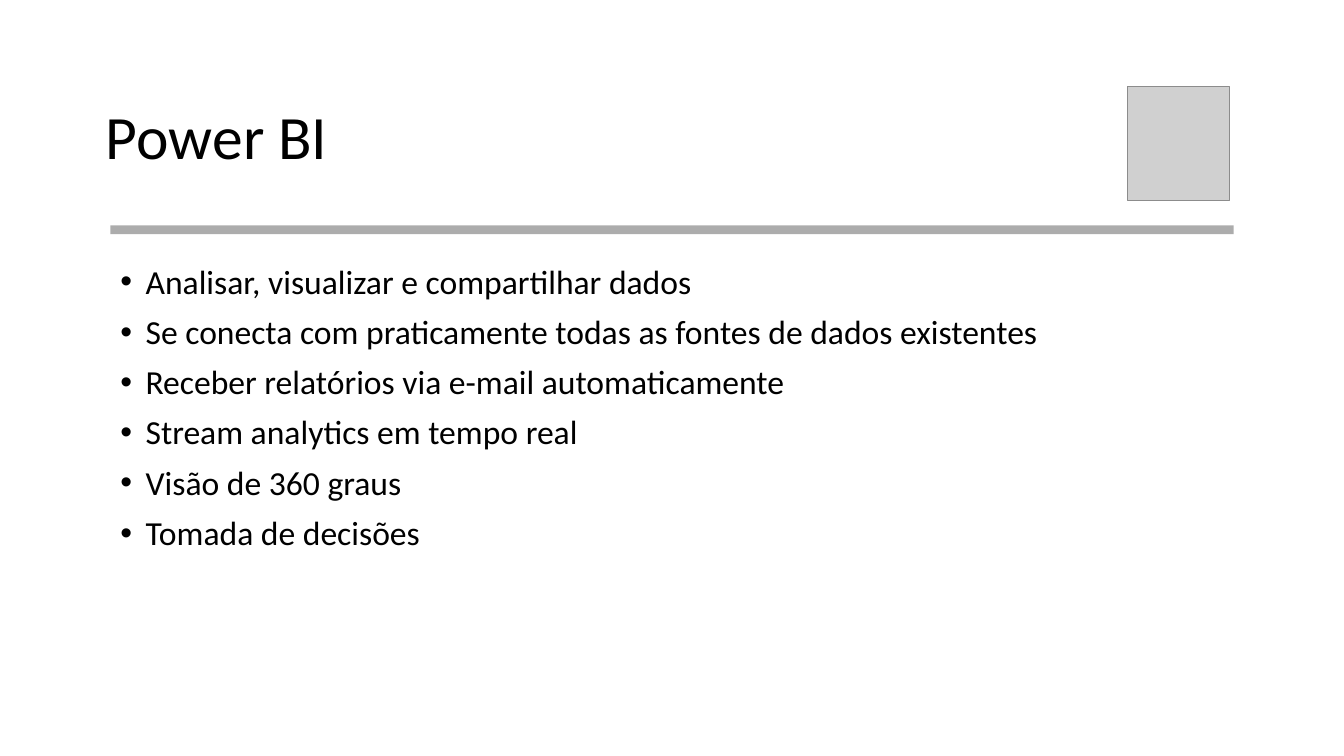
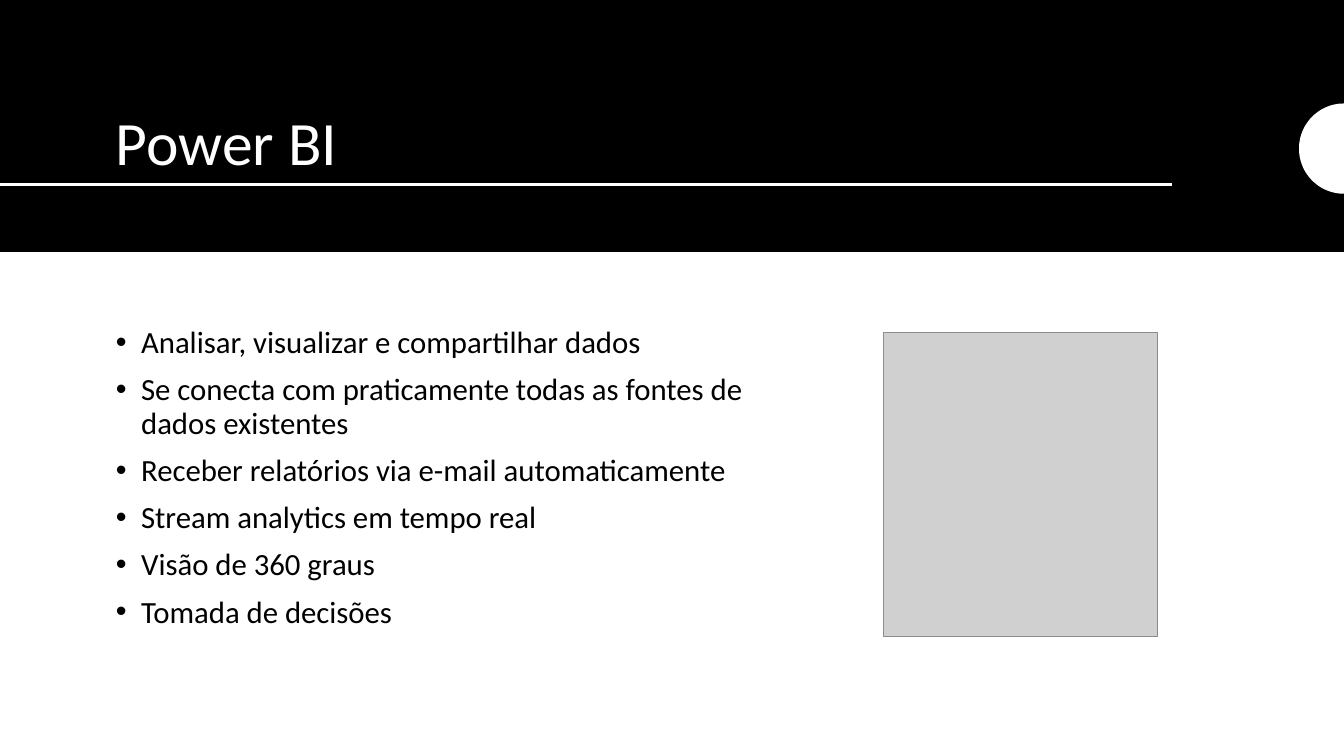
Before and after one commit to vitorsilv/Next-Streaming, a slide deck: slide 12 of Documentação/Apresentação.pptx (slide 17 before the commit). Drawn at 1344x756 pixels with LibreOffice and Linux fonts; fonts in the diff are those of the drawing; grey boxes stand for pictures. Boxes give left, top, right and bottom in pixels: in the first picture for what was removed or moved away, otherwise in the second. Text is boxed around its words. In the diff, an @@ line names an element or a change of style, - is before the commit and + after.

```diff
--- a/Documentação/Apresentação.pptx
+++ b/Documentação/Apresentação.pptx
@@ rectangle added at [0, 0, 1344, 252], fill #000000 @@
@@ title "Power BI": place and size @@
-title "Power BI" at [106, 119, 327, 160]
+title "Power BI" at [116, 125, 337, 166]
@@ title "Power BI" at [116, 125, 337, 166]: text colour #000000 to #FFFFFF; vertical alignment middle to bottom @@
@@ freeform shape added at [1300, 104, 1344, 195], fill #FFFFFF @@
@@ line added from (0, 185) to (1172, 185), #FFFFFF 2 pt @@
@@ rectangle removed at [110, 226, 1233, 235] @@
@@ text "Analisar, visualizar e compartilhar dados": place and size @@
-text "Analisar, visualizar e compartilhar dados" at [146, 270, 1037, 546]
+text "Analisar, visualizar e compartilhar dados" at [141, 331, 742, 624]
@@ text "Analisar, visualizar e compartilhar dados" at [141, 331, 742, 624]: size 24 to 22 pt @@
@@ picture: place and size @@
-picture at [1128, 87, 1230, 200]
+picture at [883, 333, 1157, 637]
```
Also in this commit, not shown: 14 other slides changed, 7 slides removed, 2 other files.
